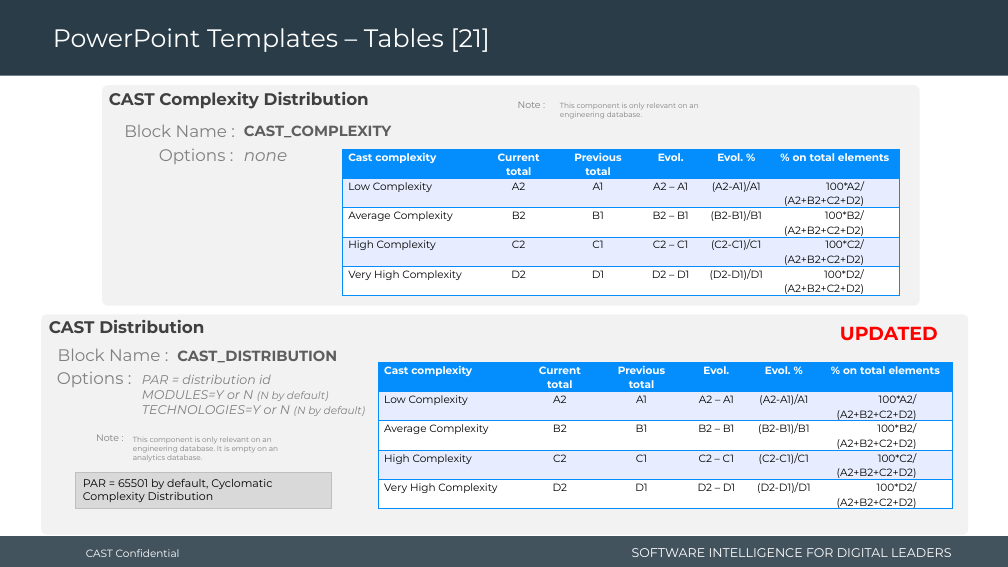
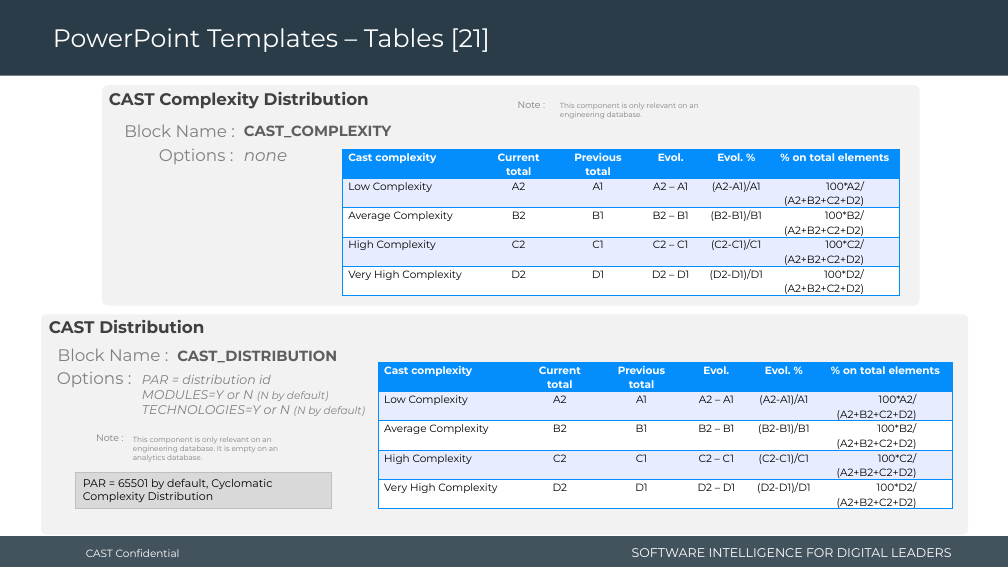
Before and after one commit to CAST-projects/CAST-ReportGenerator, a slide deck: slide 54 of CastReporting.Reporting.Core/Templates/Application/Component library/1- Powerpoint-components-library.pptx. Drawn at 1008x567 pixels with LibreOffice and Linux fonts; fonts in the diff are those of the drawing; background and template pictures are left out. Boxes give left, top, right and bottom in pixels: in the first picture for what was removed or moved away, otherwise in the second. Text is boxed around its words. In the diff, an @@ line names an element or a change of style, - is before the commit and + after.

Commit message:
REPORTGEN-871: update library templates

```diff
--- a/CastReporting.Reporting.Core/Templates/Application/Component library/1- Powerpoint-components-library.pptx
+++ b/CastReporting.Reporting.Core/Templates/Application/Component library/1- Powerpoint-components-library.pptx
@@ text removed at (840, 326, 938, 341) @@
-UPDATED
```
Also in this commit, not shown: 3 other slides changed, 2 other files.
